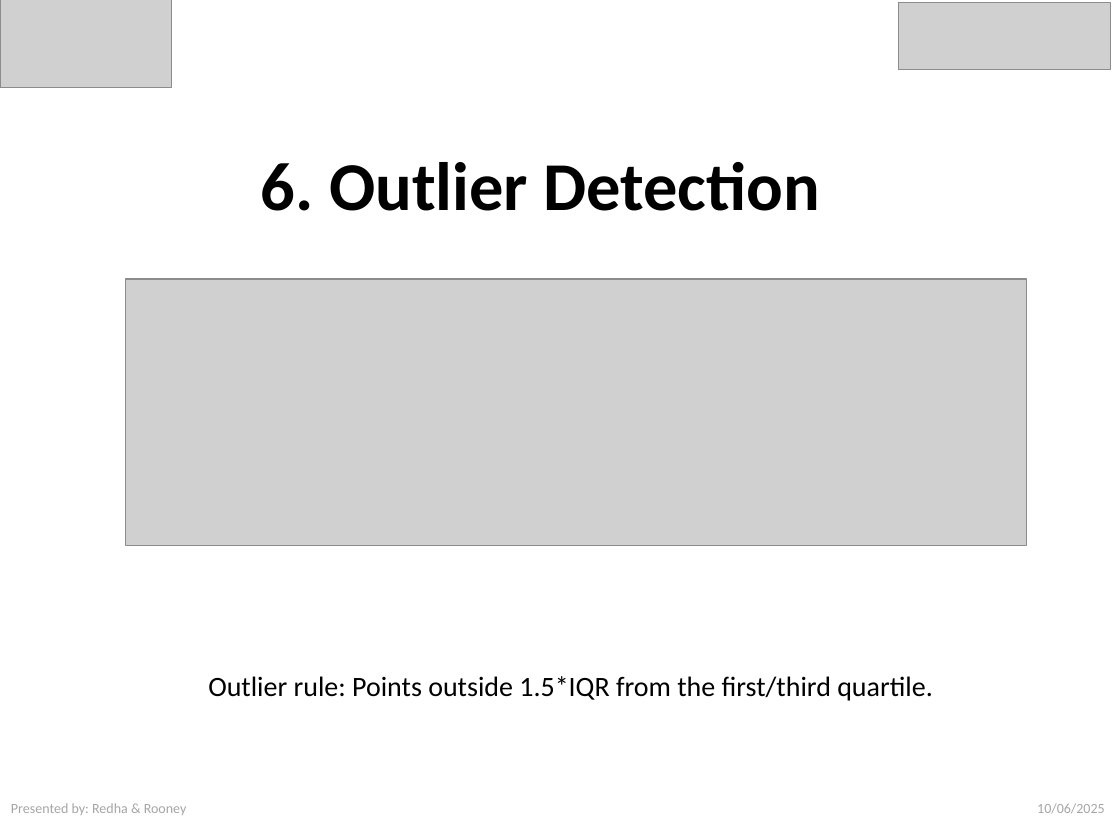
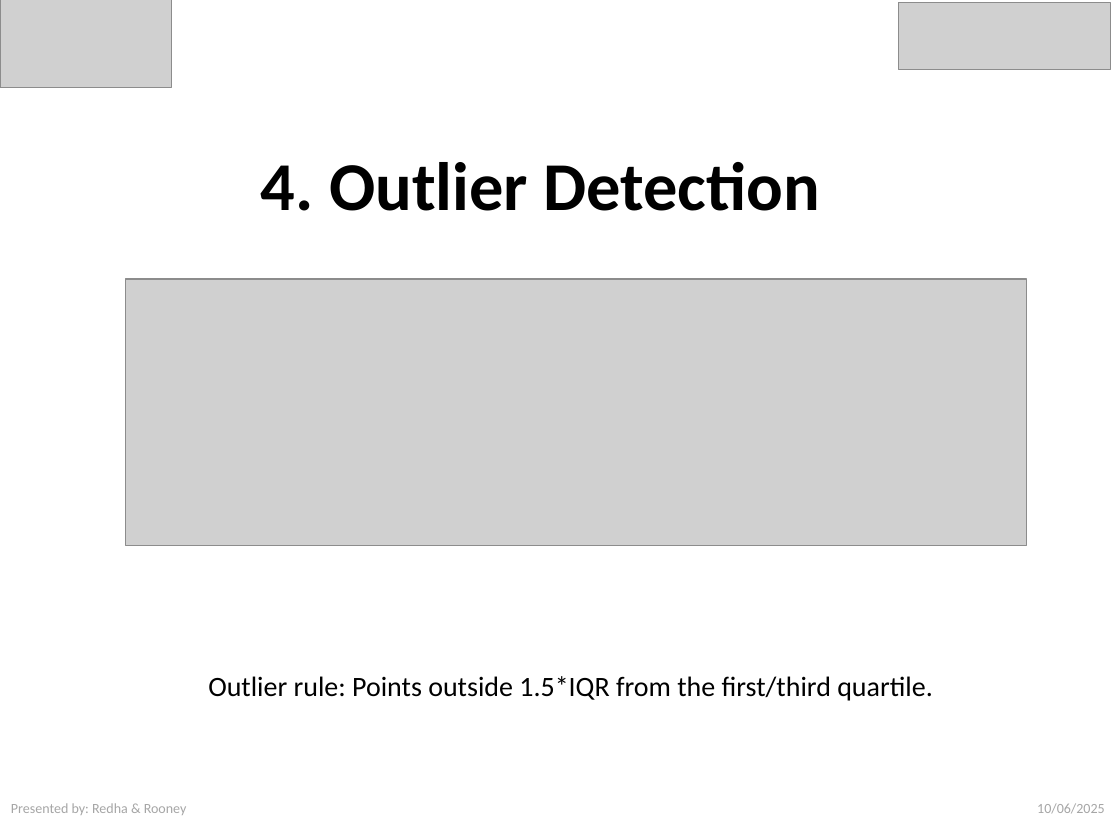
Before and after one commit to RedhaAGGOUN/Botanica-iris, a slide deck: slide 9 of Botanica_Iris_Analysis_Presentation.pptx (slide 13 before the commit). Drawn at 1120x840 pixels with LibreOffice and Linux fonts; fonts in the diff are those of the drawing; grey boxes stand for pictures. Boxes give left, top, right and bottom in pixels: in the first picture for what was removed or moved away, otherwise in the second. Text is boxed around its words. In the diff, an @@ line names an element or a change of style, - is before the commit and + after.

```diff
--- a/Botanica_Iris_Analysis_Presentation.pptx
+++ b/Botanica_Iris_Analysis_Presentation.pptx
@@ text at [261,162,820,211]: text changed @@
-6. Outlier Detection
+4. Outlier Detection
```
Also in this commit, not shown: 12 other slides changed, 2 slides added.
